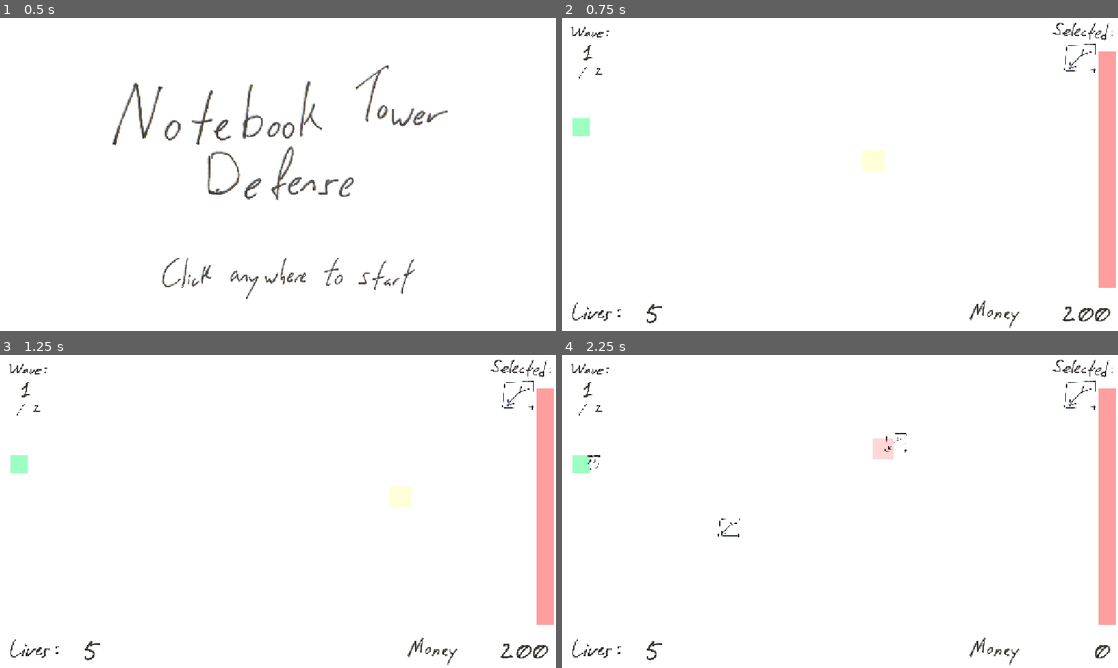
Above: before the commit, frames 1-4 (two rows, left to right).
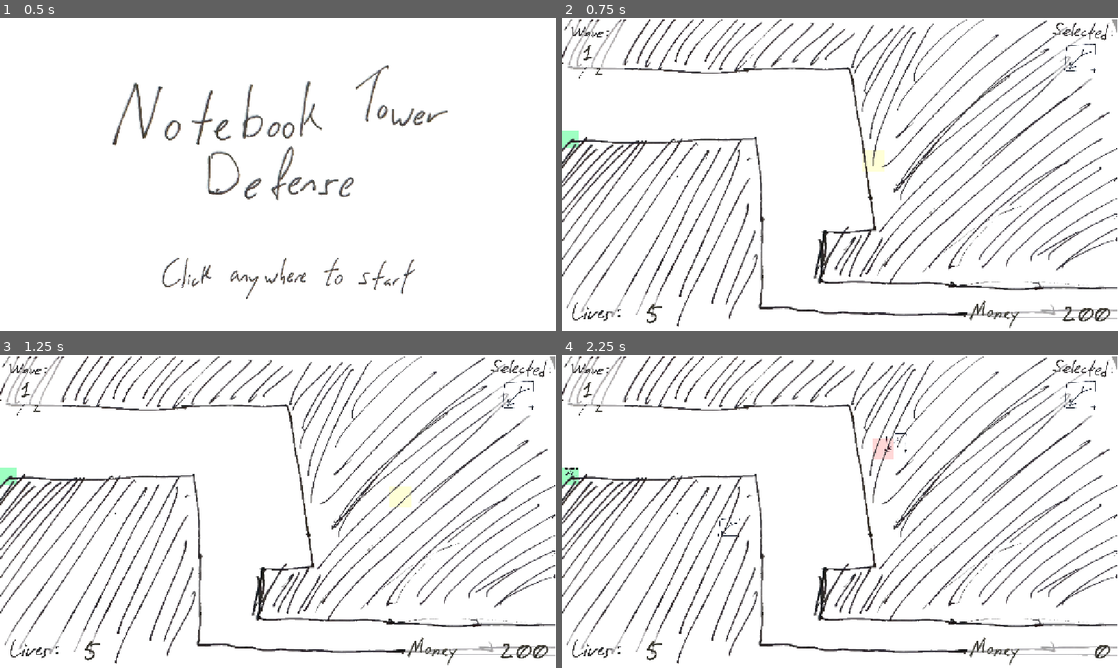
Above: after the commit, the same moments.

Repository: OzuYatamutsu/notebook-tower-defense
Game: Godot game, scene res://levels/StartScreen.tscn
The game is run twice, just before and just after one commit, with the same random seed, the same clock (stepped at 60 frames per second) and the same inputs.
Inputs (mouse positions are in pixels of both pictures, inside the frame that each line leads up to):
- Up to frame 1 (0.5 s): no input
- Up to frame 2 (0.75 s): move the mouse to (962, 158) at 0.52 s; click (962, 158) at 0.67 s
- Up to frame 3 (1.25 s): no input
- Up to frame 4 (2.25 s): move the mouse to (728, 527) at 1.27 s; click (728, 527) at 1.42 s; move the mouse to (895, 442) at 2.02 s; click (895, 442) at 2.17 s

Frame 1 is identical in both runs. In frame 2, 13% of the frame differs, in the area x 0-100%, y 0-99%; in frame 3, 13%; in frame 4, 13%.

Commit message:
Clean up UI panels (add transparent bg) + prepare for mobs to follow path

Diff:
--- a/components/LivesMeter.tscn
+++ b/components/LivesMeter.tscn
@@ -64,6 +64,13 @@
 grow_vertical = 2
 script = ExtResource("1_mg8pk")
 
+[node name="BgRect" type="ColorRect" parent="."]
+offset_left = 39.0
+offset_top = 101.0
+offset_right = 839.0
+offset_bottom = 391.0
+color = Color(1, 1, 1, 0.588235)
+
 [node name="TextureRect" type="TextureRect" parent="."]
 layout_mode = 0
 offset_right = 40.0
--- a/components/MoneyMeter.tscn
+++ b/components/MoneyMeter.tscn
@@ -64,6 +64,14 @@
 grow_vertical = 2
 script = ExtResource("1_57elt")
 
+[node name="BgRect" type="ColorRect" parent="."]
+layout_mode = 0
+offset_left = 39.0
+offset_top = 101.0
+offset_right = 1203.0
+offset_bottom = 391.0
+color = Color(1, 1, 1, 0.588235)
+
 [node name="TextureRect" type="TextureRect" parent="."]
 layout_mode = 0
 offset_right = 40.0
--- a/components/SelectedTowerMeter.tscn
+++ b/components/SelectedTowerMeter.tscn
@@ -14,6 +14,13 @@
 grow_vertical = 2
 script = ExtResource("1_0ypj4")
 
+[node name="BgRect" type="ColorRect" parent="."]
+offset_left = 39.0
+offset_top = 101.0
+offset_right = 579.0
+offset_bottom = 656.0
+color = Color(1, 1, 1, 0.588235)
+
 [node name="TextureRect" type="TextureRect" parent="."]
 layout_mode = 0
 offset_right = 40.0
--- /dev/null
+++ b/components/TowerSelectPanel.tscn
@@ -0,0 +1,16 @@
+[gd_scene format=3 uid="uid://cvf1qvlqwpubm"]
+
+[node name="TowerSelectPanel" type="Control" groups=["tower_select_panel"]]
+layout_mode = 3
+anchors_preset = 15
+anchor_right = 1.0
+anchor_bottom = 1.0
+offset_top = -145.0
+offset_bottom = -145.0
+grow_horizontal = 2
+grow_vertical = 2
+
+[node name="TextureRect" type="TextureRect" parent="."]
+layout_mode = 0
+offset_right = 40.0
+offset_bottom = 40.0
--- a/components/WaveMeter.tscn
+++ b/components/WaveMeter.tscn
@@ -69,6 +69,13 @@
 grow_vertical = 2
 script = ExtResource("1_euupa")
 
+[node name="BgRect" type="ColorRect" parent="."]
+offset_left = 95.0
+offset_top = 160.0
+offset_right = 533.0
+offset_bottom = 618.0
+color = Color(1, 1, 1, 0.588235)
+
 [node name="WaveLabel" type="TextureRect" parent="."]
 layout_mode = 0
 offset_right = 40.0
@@ -89,7 +96,7 @@
 frame = 10
 
 [node name="digit2" type="AnimatedSprite2D" parent="two_digit"]
-position = Vector2(320, 390)
+position = Vector2(264, 389)
 sprite_frames = SubResource("SpriteFrames_f4f5w")
 frame = 10
 
--- a/levels/test_level.tscn
+++ b/levels/test_level.tscn
@@ -8,11 +8,39 @@
 [ext_resource type="PackedScene" uid="uid://5w0kriffqk6q" path="res://components/TowerPlacementShadow.tscn" id="5_e7anx"]
 [ext_resource type="PackedScene" uid="uid://osxbwsluain5" path="res://components/level_spawn.tscn" id="5_o6mel"]
 [ext_resource type="PackedScene" uid="uid://fr40caw6de22" path="res://components/SelectedTowerMeter.tscn" id="5_wndkh"]
+[ext_resource type="Texture2D" uid="uid://uao5bdiyd7ug" path="res://levels/test_level_layout.png" id="7_ly3hx"]
+
+[sub_resource type="Curve2D" id="Curve2D_ly3hx"]
+
+[sub_resource type="RectangleShape2D" id="RectangleShape2D_4n8tn"]
+size = Vector2(673.125, 39.75)
+
+[sub_resource type="RectangleShape2D" id="RectangleShape2D_wkb0e"]
+size = Vector2(846.562, 30.875)
+
+[sub_resource type="RectangleShape2D" id="RectangleShape2D_paa45"]
+size = Vector2(74.4417, 12.3359)
+
+[sub_resource type="RectangleShape2D" id="RectangleShape2D_axl34"]
+size = Vector2(452.562, 39.75)
+
+[sub_resource type="RectangleShape2D" id="RectangleShape2D_8hjdj"]
+size = Vector2(43, 233)
+
+[sub_resource type="RectangleShape2D" id="RectangleShape2D_0vv12"]
+size = Vector2(43, 54.375)
+
+[sub_resource type="RectangleShape2D" id="RectangleShape2D_o5yuq"]
+size = Vector2(691.281, 39.75)
+
+[sub_resource type="RectangleShape2D" id="RectangleShape2D_wjuib"]
+size = Vector2(63.6406, 289.875)
 
 [node name="test_level" type="Node2D"]
 script = ExtResource("1_w7r7j")
 
 [node name="UI" type="CanvasLayer" parent="."]
+layer = 2
 
 [node name="MoneyMeter" parent="UI" instance=ExtResource("2_o6mel")]
 anchors_preset = 3
@@ -60,8 +88,9 @@
 grow_horizontal = 2
 grow_vertical = 2
 
-[node name="mobs" type="Node2D" parent="viewport" groups=["mobs"]]
+[node name="mobs" type="Path2D" parent="viewport" groups=["mobs"]]
 scale = Vector2(0.05, 0.05)
+curve = SubResource("Curve2D_ly3hx")
 
 [node name="towers" type="Node2D" parent="viewport" groups=["towers"]]
 scale = Vector2(0.1, 0.1)
@@ -73,9 +102,54 @@
 position = Vector2(566, 331)
 scale = Vector2(0.1, 0.1)
 
+[node name="map" type="Sprite2D" parent="viewport"]
+position = Vector2(638.5, 360)
+scale = Vector2(1.277, 1.1757)
+texture = ExtResource("7_ly3hx")
+
+[node name="walls" type="Area2D" parent="viewport/map"]
+position = Vector2(-500, -477.987)
+scale = Vector2(0.783085, 1.19646)
+collision_layer = 2
+collision_mask = 4
+
+[node name="CollisionShape2D" type="CollisionShape2D" parent="viewport/map/walls"]
+position = Vector2(338.438, 211.875)
+shape = SubResource("RectangleShape2D_4n8tn")
+
+[node name="CollisionShape2D8" type="CollisionShape2D" parent="viewport/map/walls"]
+position = Vector2(858, 639.562)
+shape = SubResource("RectangleShape2D_wkb0e")
+
+[node name="CollisionShape2D7" type="CollisionShape2D" parent="viewport/map/walls"]
+position = Vector2(676.171, 498.036)
+rotation = -0.0436332
+shape = SubResource("RectangleShape2D_paa45")
+
+[node name="CollisionShape2D2" type="CollisionShape2D" parent="viewport/map/walls"]
+position = Vector2(223.719, 362)
+shape = SubResource("RectangleShape2D_axl34")
+
+[node name="CollisionShape2D5" type="CollisionShape2D" parent="viewport/map/walls"]
+position = Vector2(439.5, 497.5)
+shape = SubResource("RectangleShape2D_8hjdj")
+
+[node name="CollisionShape2D6" type="CollisionShape2D" parent="viewport/map/walls"]
+position = Vector2(617, 518.812)
+shape = SubResource("RectangleShape2D_0vv12")
+
+[node name="CollisionShape2D3" type="CollisionShape2D" parent="viewport/map/walls"]
+position = Vector2(936, 566)
+shape = SubResource("RectangleShape2D_o5yuq")
+
+[node name="CollisionShape2D4" type="CollisionShape2D" parent="viewport/map/walls"]
+position = Vector2(718, 354)
+rotation = -0.191986
+shape = SubResource("RectangleShape2D_wjuib")
+
 [node name="LevelHitbox" parent="." instance=ExtResource("3_gmgay")]
-position = Vector2(1255, 349)
-scale = Vector2(1, 13.6)
+position = Vector2(1301, 645)
+scale = Vector2(1, 1.08)
 
 [node name="LevelSpawn" parent="." instance=ExtResource("5_o6mel")]
-position = Vector2(44, 251)
+position = Vector2(20, 279)
--- /dev/null
+++ b/levels/test_mob_routing.gd
@@ -0,0 +1,6 @@
+extends PathFollow2D
+
+const SPEED: float = 1000.0
+
+func _physics_process(delta: float) -> void:
+    set_progress(get_progress() + (delta * SPEED))
--- a/mobs/Basic.tscn
+++ b/mobs/Basic.tscn
@@ -9,7 +9,7 @@
 
 [node name="Basic" type="Area2D"]
 collision_layer = 4
-collision_mask = 14
+collision_mask = 10
 script = ExtResource("1_gq4ol")
 
 [node name="Sprite" type="Sprite2D" parent="."]
--- a/mobs/mob.gd
+++ b/mobs/mob.gd
@@ -17,7 +17,8 @@
     HEALTH_BAR.no_hp.connect(_on_death)
 
 func _physics_process(delta: float) -> void:
-    position += get_next_direction() * delta * SPEED
+    # position += get_next_direction() * delta * SPEED
+    return  # TODO
 
 func get_next_direction() -> Vector2:
     # TODO for now just goes from left to right
--- a/project.godot
+++ b/project.godot
@@ -32,6 +32,7 @@
 wave_meter=""
 selected_tower_meter=""
 tower_placement_shadow=""
+tower_select_panel=""
 
 [layer_names]
 
Not shown: 1 places in levels/test_level.tscn that only renumber resources
Binary file added: levels/test_level_layout.png
Not shown, added: levels/test_level_layout.png.import
Not shown, added: levels/test_mob_routing.gd.uid
Not shown, added: raw_assets/test_level_raw.JPG
